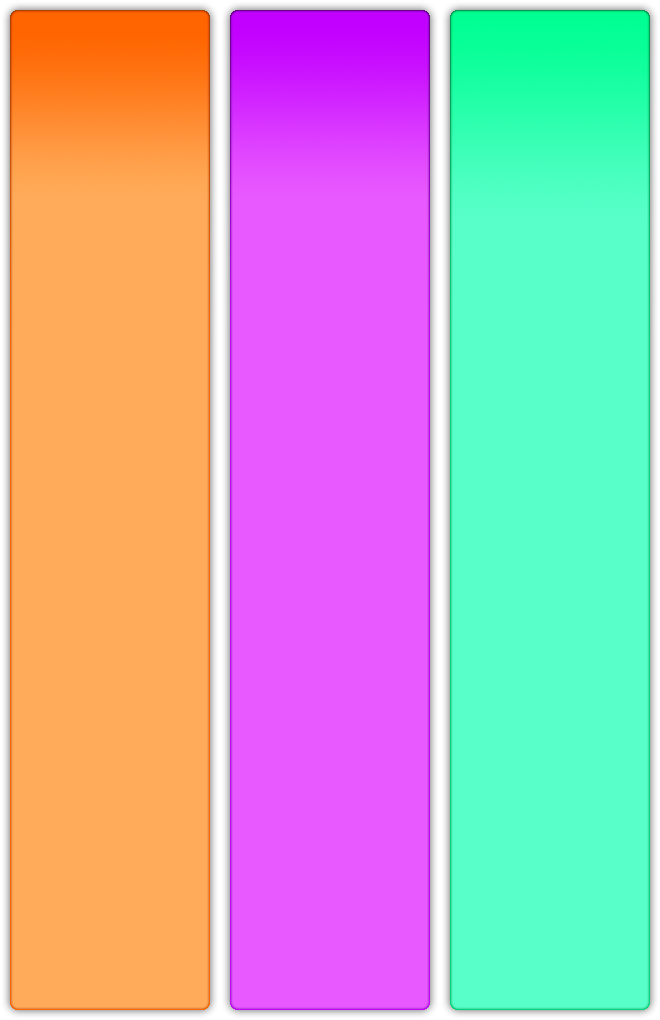
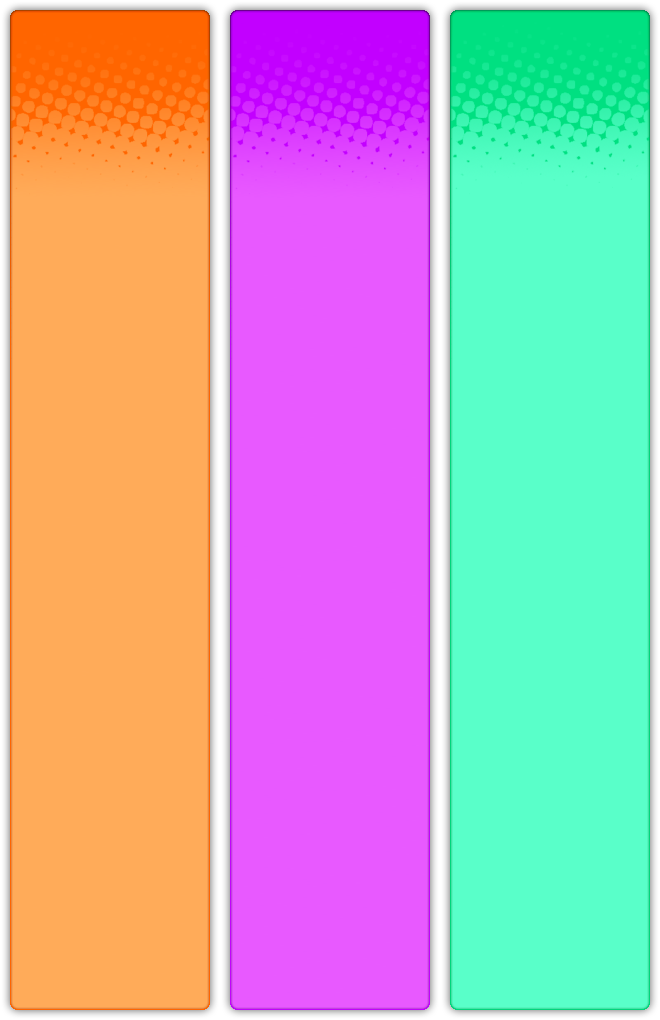
Before/after of a 660px x 1020px layered artwork. What changed in the layer stack:
removed layer "1" over [left=11, top=37, right=209, bottom=359]
removed layer "2" over [left=231, top=33, right=429, bottom=359]
added layer "Layer 3" (darken) above "1 copy" over [left=11, top=37, right=209, bottom=359]
added layer "1 copy" above "Layer 4" over [left=11, top=37, right=209, bottom=359]
added layer "Layer 4" (darken) above "2 copy" over [left=231, top=33, right=429, bottom=359]
added layer "2 copy" above "Layer 5" over [left=231, top=33, right=429, bottom=359]
added layer "Layer 5" (darken) above "3" over [left=451, top=11, right=649, bottom=359]
painted on "3" over [left=451, top=11, right=649, bottom=359]
